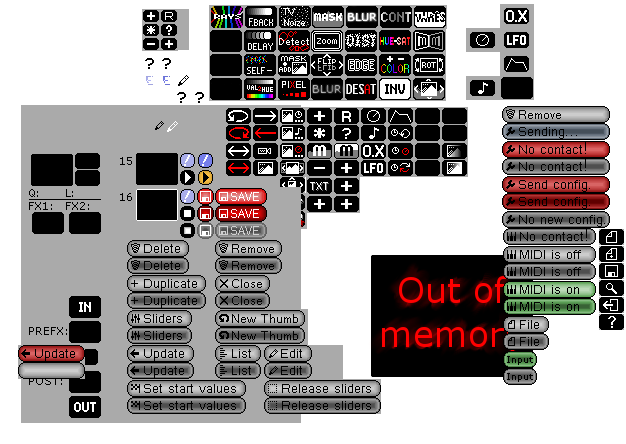
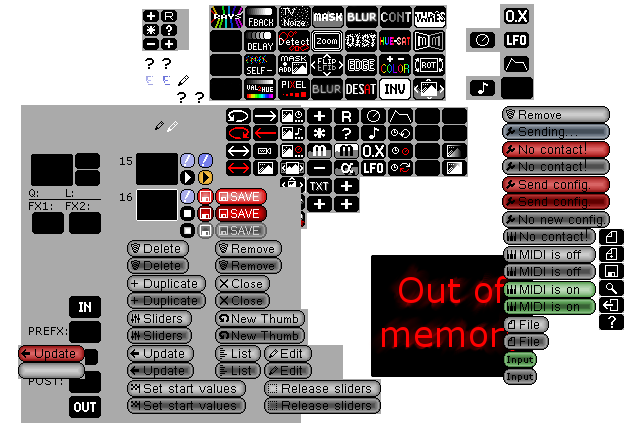
Two versions of the same layered image (626px x 444px). Layer-by-layer changes:
painted on "New Layer#4" over [left=335, top=163, right=358, bottom=175]
